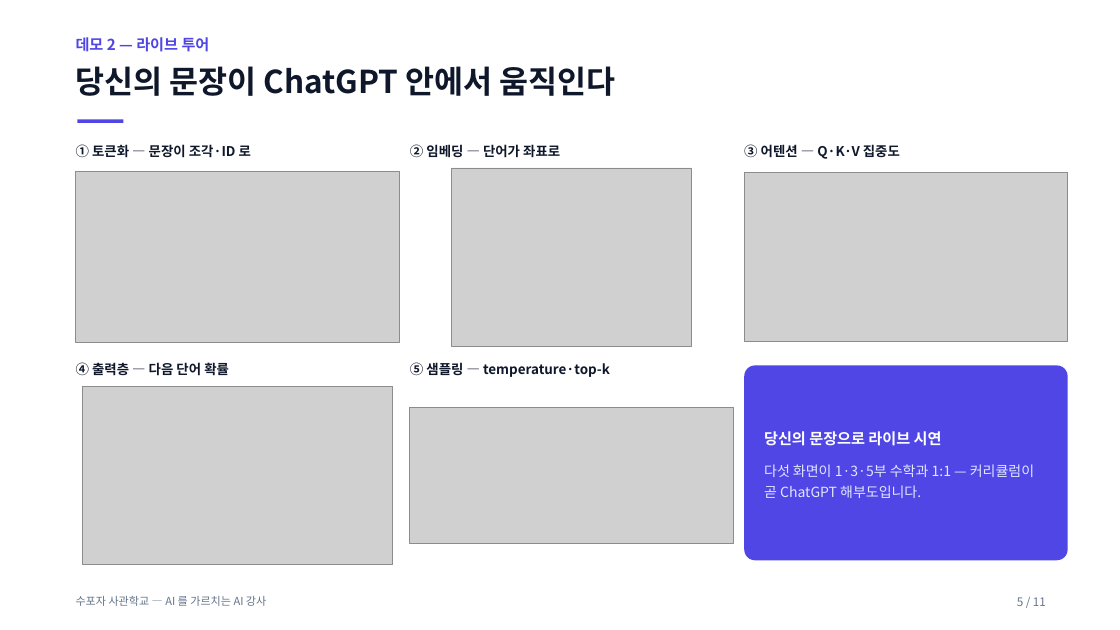
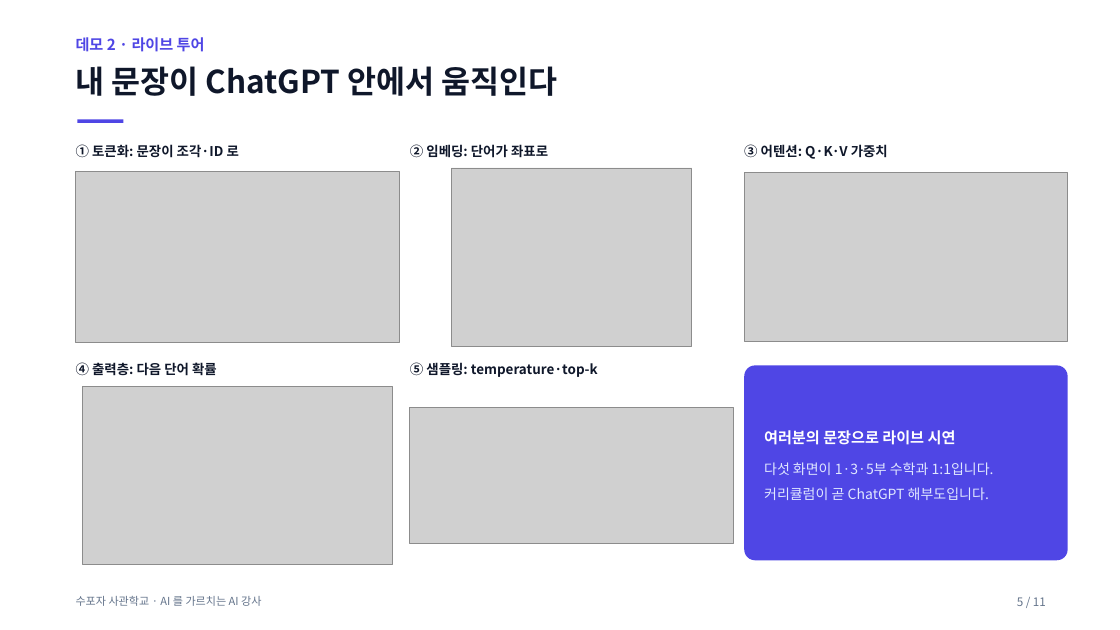
Before and after one commit to jiyupapa/math-platform, a slide deck: slide 5 of docs/hackathon/11_pitch_deck.pptx. Drawn at 1120x630 pixels with LibreOffice and Linux fonts; fonts in the diff are those of the drawing; grey boxes stand for pictures. Boxes give left, top, right and bottom in pixels: in the first picture for what was removed or moved away, otherwise in the second. Text is boxed around its words. In the diff, an @@ line names an element or a change of style, - is before the commit and + after.

```diff
--- a/docs/hackathon/11_pitch_deck.pptx
+++ b/docs/hackathon/11_pitch_deck.pptx
@@ text at (76, 37, 205, 52): text changed @@
-데모 2 — 라이브 투어
+데모 2 · 라이브 투어
@@ text at (76, 66, 558, 96): text changed @@
-당신의 문장이 ChatGPT 안에서 움직인다
+내 문장이 ChatGPT 안에서 움직인다
@@ text at (76, 144, 239, 158): text changed @@
-① 토큰화 — 문장이 조각·ID 로
+① 토큰화: 문장이 조각·ID 로
@@ text at (410, 144, 548, 158): text changed @@
-② 임베딩 — 단어가 좌표로
+② 임베딩: 단어가 좌표로
@@ text at (744, 144, 888, 159): text changed @@
-③ 어텐션 — Q·K·V 집중도
+③ 어텐션: Q·K·V 가중치
@@ text at (76, 362, 217, 376): text changed @@
-④ 출력층 — 다음 단어 확률
+④ 출력층: 다음 단어 확률
@@ text at (410, 362, 598, 377): text changed @@
-⑤ 샘플링 — temperature·top-k
+⑤ 샘플링: temperature·top-k
@@ text in rounded rectangle at (764, 430, 994, 500): text changed @@
-당신의 문장으로 라이브 시연
-다섯 화면이 1·3·5부 수학과 1:1 — 커리큘럼이 곧 ChatGPT 해부도입니다.
+여러분의 문장으로 라이브 시연
+다섯 화면이 1·3·5부 수학과 1:1입니다.
+커리큘럼이 곧 ChatGPT 해부도입니다.
@@ text at (76, 596, 261, 606): text changed @@
-수포자 사관학교 — AI 를 가르치는 AI 강사
+수포자 사관학교 · AI 를 가르치는 AI 강사
```
Also in this commit, not shown: 10 other slides changed, 39 other files.
